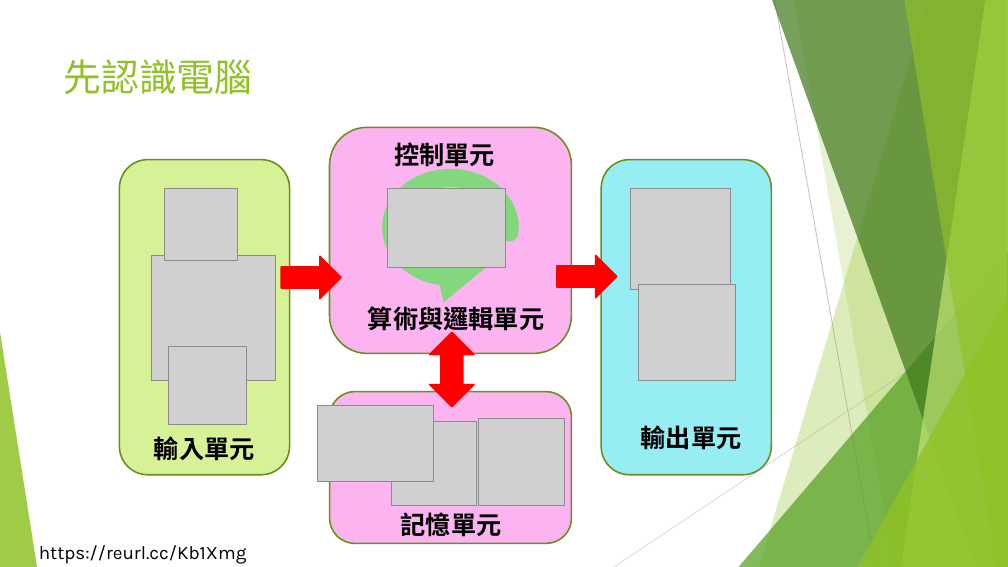
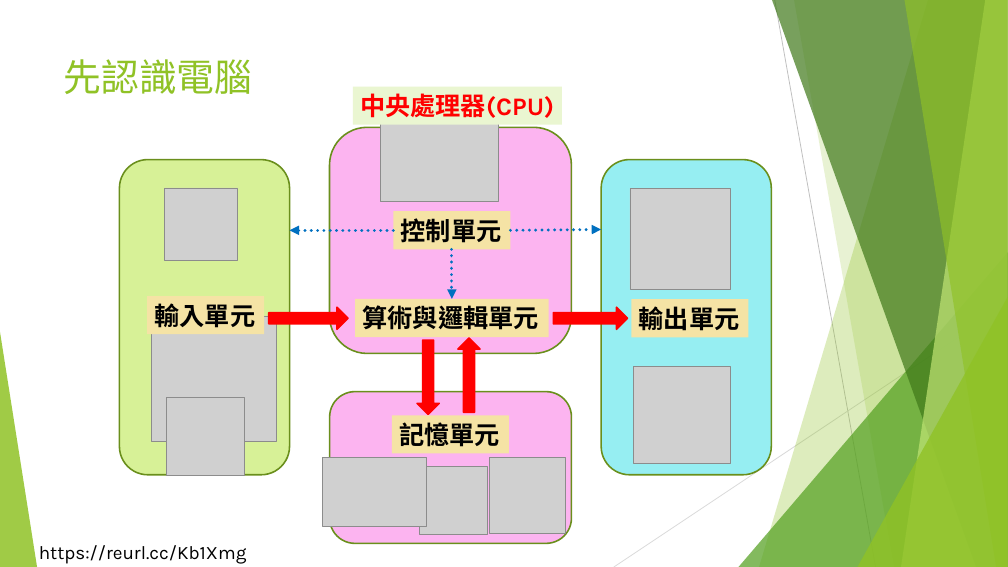
Before and after one commit to liulawsi/My_PPTs, a slide deck: slide 2 of LCC/Java/02_再嚐Java Coffee_運算思維.pptx. Drawn at 1008x567 pixels with LibreOffice and Linux fonts; fonts in the diff are those of the drawing; grey boxes stand for pictures; background and template pictures are left out. Boxes give left, top, right and bottom in pixels: in the first picture for what was removed or moved away, otherwise in the second. Text is boxed around its words. In the diff, an @@ line names an element or a change of style, - is before the commit and + after.

```diff
--- a/LCC/Java/02_再嚐Java Coffee_運算思維.pptx
+++ b/LCC/Java/02_再嚐Java Coffee_運算思維.pptx
@@ picture: place and size @@
-picture at <box>387,188,505,268</box>
+picture at <box>380,123,498,202</box>
@@ arc (boxed as its full ellipse) removed at <box>392,178,510,276</box> @@
@@ rectangle "控制單元": place and size @@
-rectangle "控制單元" at <box>394,142,495,171</box>
+rectangle "控制單元" at <box>393,211,510,249</box>
@@ fill none to #F5E3A5 in 5 elements at <box>355,299,549,337</box>, <box>393,211,510,249</box>, <box>392,415,509,453</box>, <box>631,299,749,337</box>, <box>147,296,265,334</box> @@
@@ rectangle "輸入單元": place and size @@
-rectangle "輸入單元" at <box>154,436,255,461</box>
+rectangle "輸入單元" at <box>147,296,265,334</box>
@@ rectangle "算術與邏輯單元": place and size @@
-rectangle "算術與邏輯單元" at <box>368,306,544,335</box>
+rectangle "算術與邏輯單元" at <box>355,299,549,337</box>
@@ rectangle "輸出單元": place and size @@
-rectangle "輸出單元" at <box>641,425,742,450</box>
+rectangle "輸出單元" at <box>631,299,749,337</box>
@@ picture: place and size @@
-picture at <box>151,255,276,381</box>
+picture at <box>152,316,277,442</box>
@@ right arrow: place and size @@
-right arrow at <box>281,256,341,299</box>
+right arrow at <box>268,307,348,329</box>
@@ right arrow: place and size @@
-right arrow at <box>557,256,617,298</box>
+right arrow at <box>554,307,628,329</box>
@@ up down arrow removed at <box>430,333,474,407</box> @@
@@ group added at <box>290,87,601,414</box>: 3 arrows, 2 right arrows, 1 rectangle @@
+中央處理器(CPU)
@@ picture: place and size @@
-picture at <box>639,284,736,381</box>
+picture at <box>634,366,730,463</box>
@@ picture: place and size @@
-picture at <box>169,347,247,425</box>
+picture at <box>166,398,244,476</box>
@@ rectangle "記憶單元": place and size @@
-rectangle "記憶單元" at <box>401,512,502,537</box>
+rectangle "記憶單元" at <box>392,415,509,453</box>
@@ picture: place and size @@
-picture at <box>318,405,433,482</box>
+picture at <box>323,457,427,526</box>
@@ picture: place and size @@
-picture at <box>392,421,476,506</box>
+picture at <box>420,467,487,534</box>
@@ picture: place and size @@
-picture at <box>478,419,565,506</box>
+picture at <box>489,457,566,534</box>
```
Also in this commit, not shown: 1 other slide changed, 17 other files.
